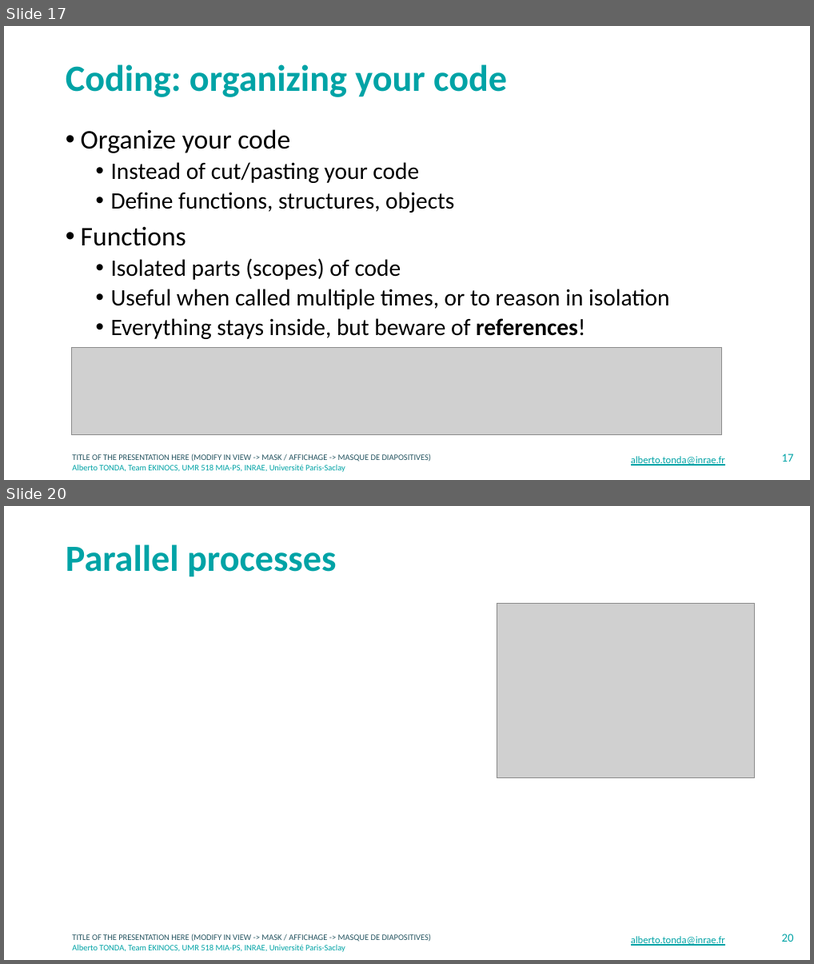
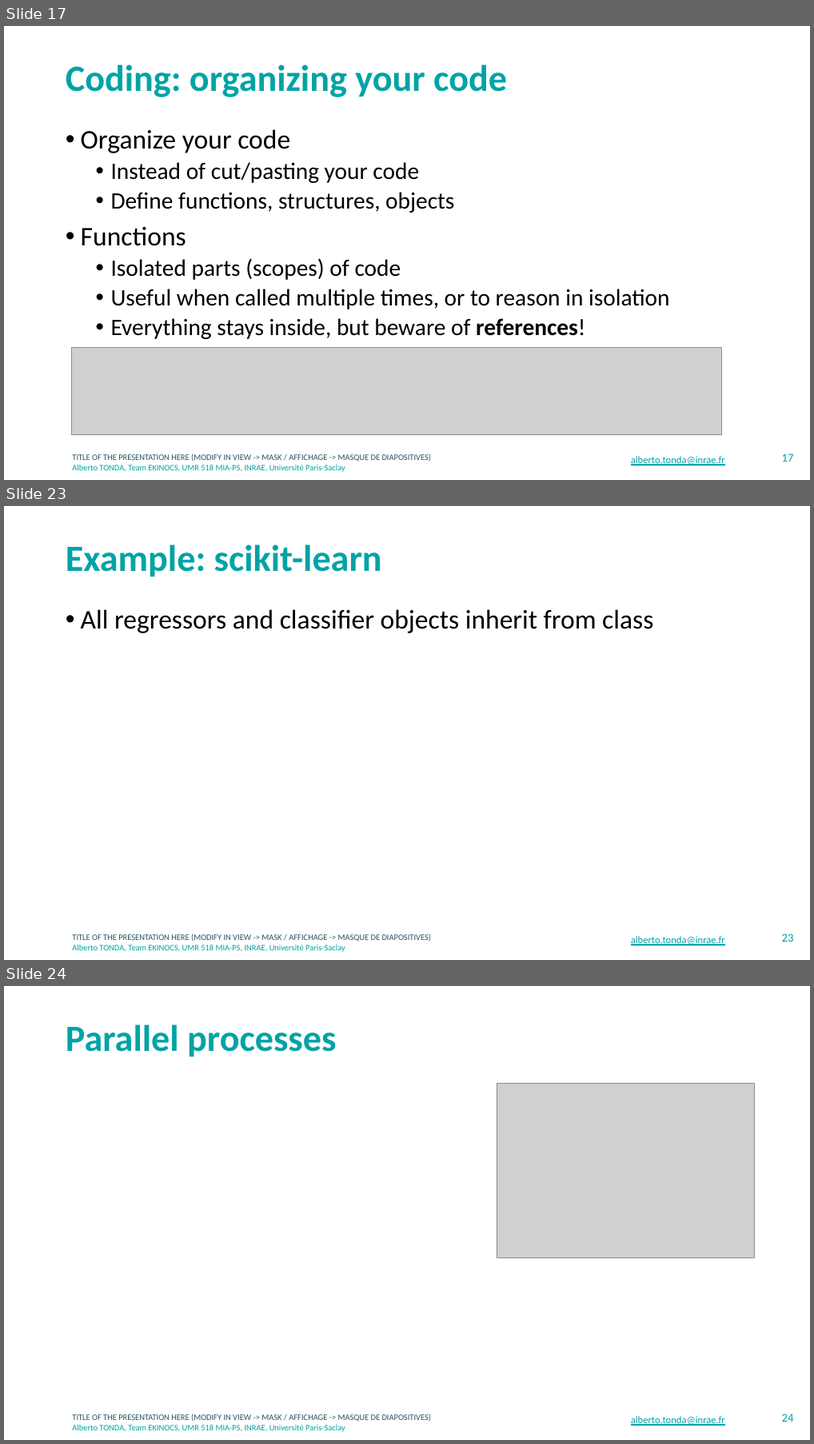
Before and after one commit to albertotonda/teaching, a slide deck: crash-course-on-data-science/coding.pptx. Shown one above the other, each under a label of ours: slides 17 and 20 before the commit, slides 17, 23 and 24 after it; the slides between them are not shown. The pictures are 814x964 and 814x1444 pixels, drawn with LibreOffice and Linux fonts; fonts in the diff are those of the drawing; grey boxes stand for pictures; background and template pictures are left out. Boxes give left, top, right and bottom in pixels: in the first picture for what was removed or moved away, otherwise in the second. Text is boxed around its words. In the diff, an @@ line names an element or a change of style, - is before the commit and + after.

```diff
--- a/crash-course-on-data-science/coding.pptx
+++ b/crash-course-on-data-science/coding.pptx
@@ slide 23 added at (4, 506, 810, 960), background #FFFFFF; not listed: 2 template elements that a slide beside it also shows @@
@@ title added at (66, 544, 382, 577), 44 pt, text #00A3A6, bold @@
+Example: scikit-learn
@@ text added at (81, 609, 654, 633), 32 pt, text #000000 @@
+• All regressors and classifier objects inherit from class
@@ text added at (631, 936, 726, 945), 12 pt, text #00A3A6, underline @@
+alberto.tonda@inrae.fr
@@ page number added at (782, 933, 794, 941), 14 pt, text #00A3A6 @@
+23
@@ what was slide 20 is now slide 24 @@
@@ page number at (782, 1413, 794, 1421): text changed @@
-20
+24
```
Also in this commit, not shown: 3 slides changed, 3 other slides added, 1 other file.
